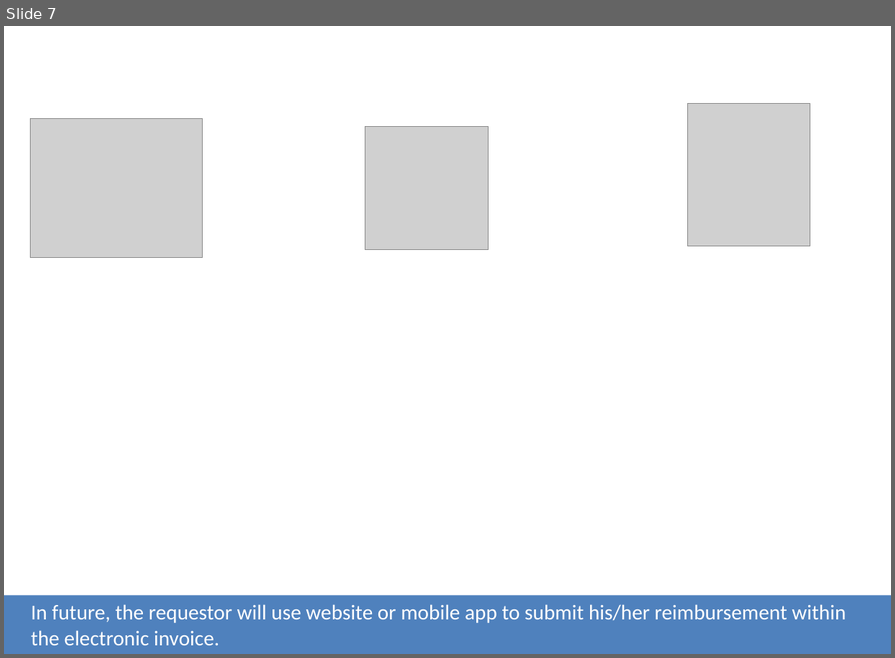
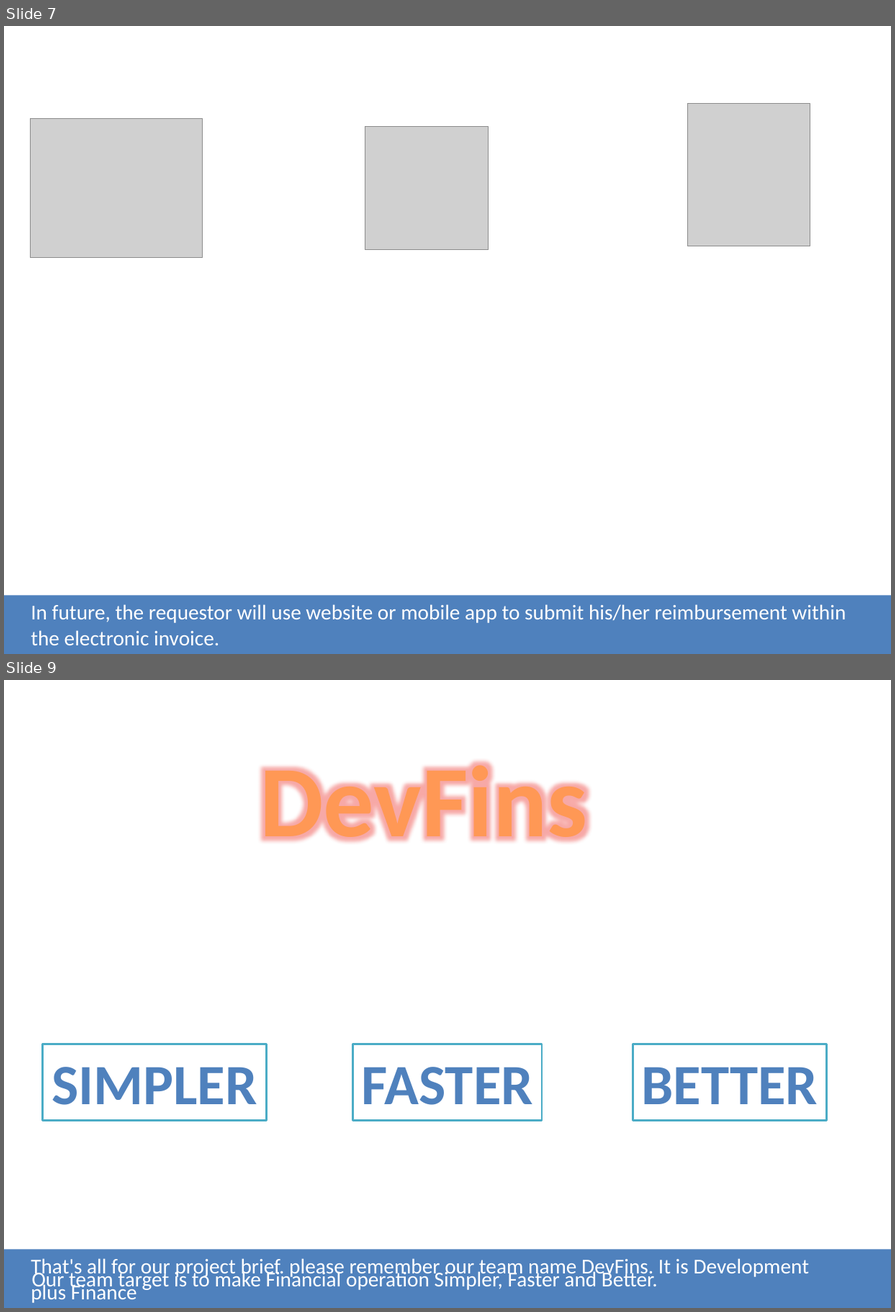
Before and after one commit to tjvictor/auto-scan, a slide deck: src/main/presentation/FinTechathon_2rd.pptx. Shown one above the other, each under a label of ours: slide 7 before the commit, slides 7 and 9 after it; the slides between them are not shown. The pictures are 895x658 and 895x1312 pixels, drawn with LibreOffice and Linux fonts; fonts in the diff are those of the drawing; grey boxes stand for pictures. Boxes give left, top, right and bottom in pixels: in the first picture for what was removed or moved away, otherwise in the second. Text is boxed around its words. In the diff, an @@ line names an element or a change of style, - is before the commit and + after.

```diff
--- a/src/main/presentation/FinTechathon_2rd.pptx
+++ b/src/main/presentation/FinTechathon_2rd.pptx
@@ slide 9 added at [4,680,891,1308], background #FFFFFF @@
@@ text added at [260,764,587,840], 96 pt, text gradient #9D4700 to #FF9856 to #FFF5F1, bold @@
+DevFins
@@ rectangle added at [43,1044,266,1120], fill #FFFFFF, outline #4BACC6 2 pt, 54 pt, text #4F81BD, bold @@
+SIMPLER
@@ rectangle added at [353,1044,542,1120], fill #FFFFFF, outline #4BACC6 2 pt, 54 pt, text #4F81BD, bold @@
+FASTER
@@ rectangle added at [633,1044,826,1120], fill #FFFFFF, outline #4BACC6 2 pt, 54 pt, text #4F81BD, bold @@
+BETTER
@@ rectangle added at [4,1249,891,1308], fill #4F81BD @@
@@ text added at [31,1258,810,1303], 20 pt, text #FFFFFF @@
+That's all for our project brief. please remember our team name DevFins. It is Development plus Finance
@@ text added at [32,1269,658,1292], 20 pt, text #FFFFFF @@
+Our team target is to make Financial operation Simpler, Faster and Better.
```
Also in this commit, not shown: 1 slide changed, 3 slides removed, 2 other files.
